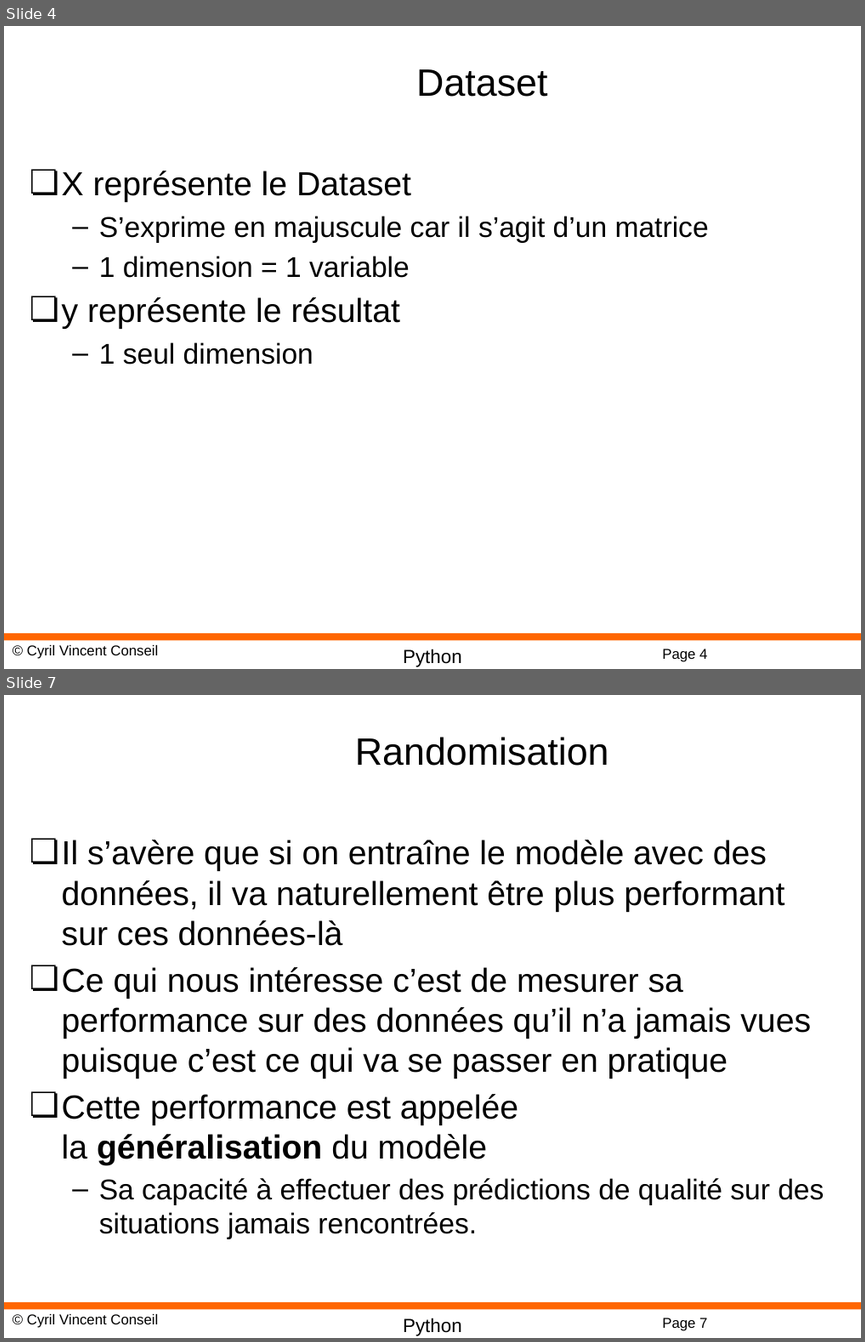
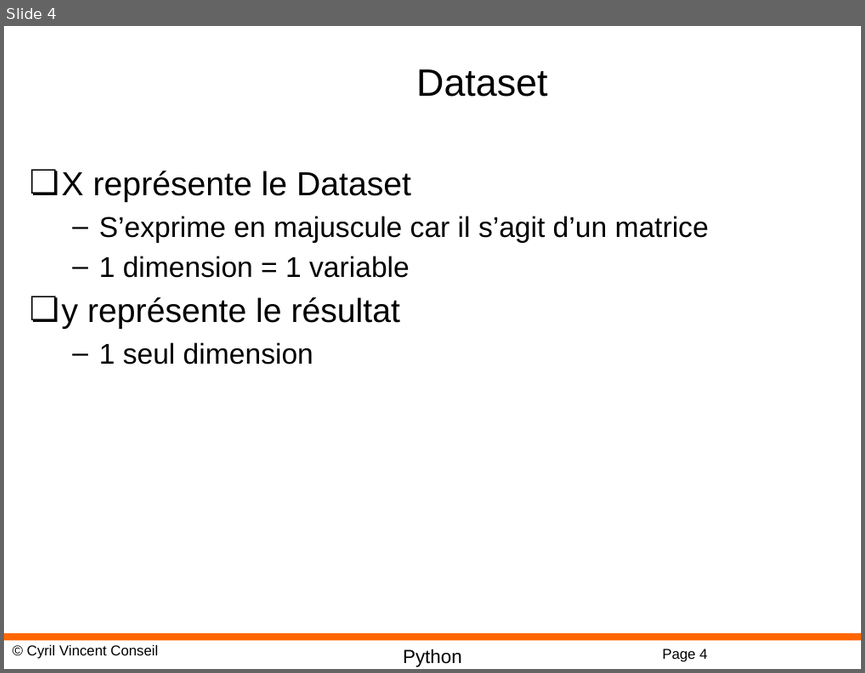
Before and after one commit to cyrilvincent/python-advanced, a slide deck: PPT/DataScience13-ScikitLearn.pptx. Shown one above the other, each under a label of ours: slides 4 and 7 before the commit, slide 4 after it; the slides between them are not shown. The pictures are 865x1342 and 865x673 pixels, drawn with LibreOffice and Linux fonts; fonts in the diff are those of the drawing; background and template pictures are left out. Boxes give left, top, right and bottom in pixels: in the first picture for what was removed or moved away, otherwise in the second. Text is boxed around its words. In the diff, an @@ line names an element or a change of style, - is before the commit and + after.

```diff
--- a/PPT/DataScience13-ScikitLearn.pptx
+++ b/PPT/DataScience13-ScikitLearn.pptx
@@ slide 7 removed at bbox=[4, 695, 861, 1338], background #FFFFFF; not listed: 4 template elements that a slide beside it also shows @@
@@ title removed at bbox=[355, 737, 609, 766] @@
-Randomisation
@@ text removed at bbox=[62, 839, 823, 1239] @@
-❏ Il s’avère que si on entraîne le modèle avec des données, il va naturellement être plus performant sur ces données-là
-❏ Ce qui nous intéresse c’est de mesurer sa performance sur des données qu’il n’a jamais vues puisque c’est ce qui va se passer en pratique
-❏ Cette performance est appelée la généralisation du modèle
-  – Sa capacité à effectuer des prédictions de qualité sur des situations jamais rencontrées.
```
Also in this commit, not shown: 10 other slides removed, 4 other files.
